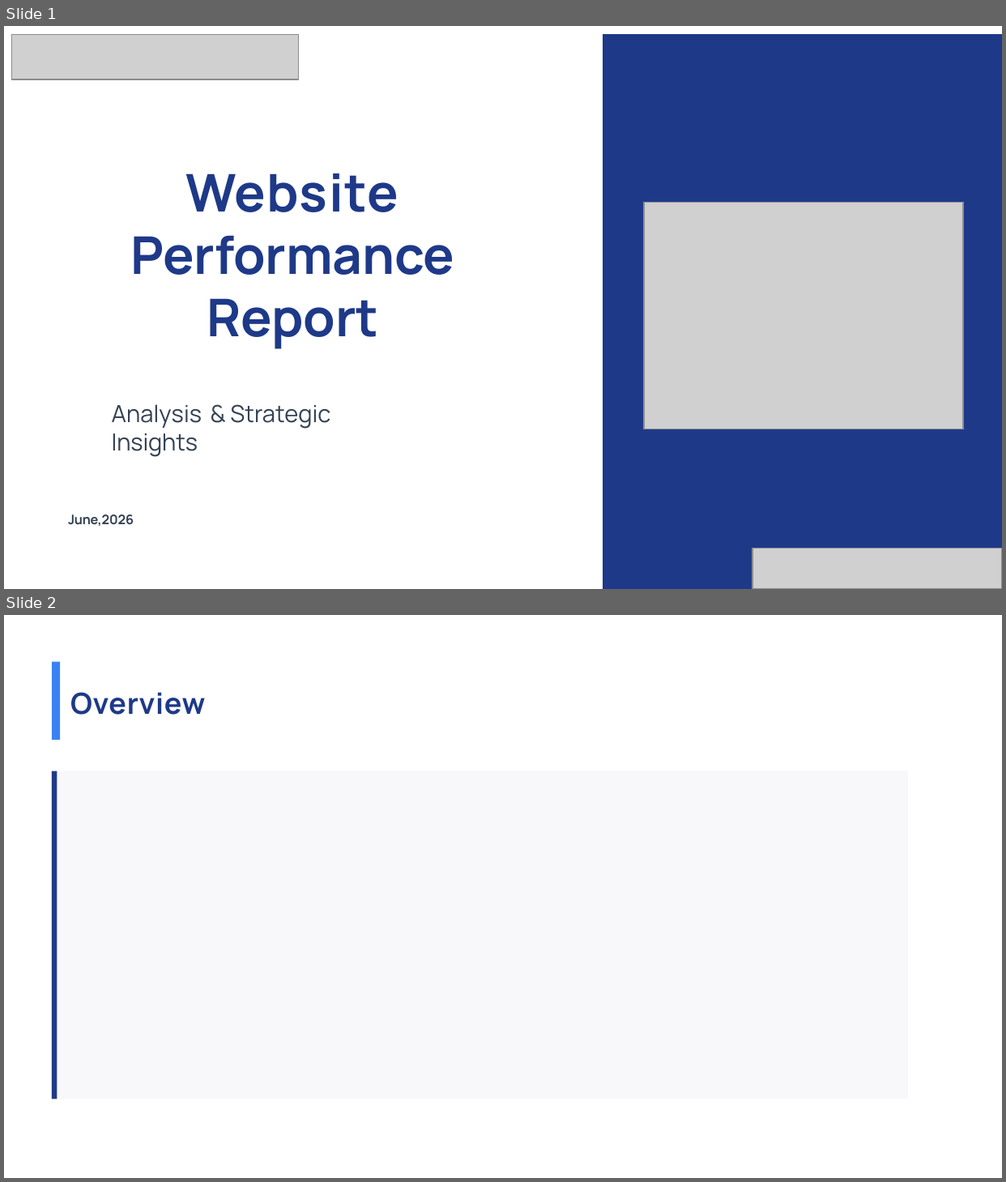
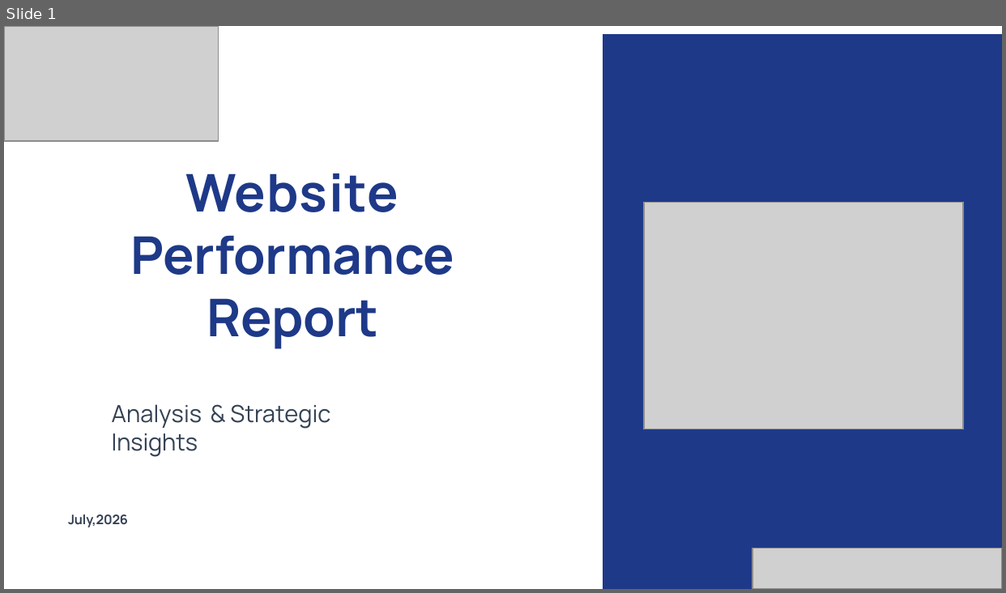
Before and after one commit to Rakinzi/reports, a slide deck: src/reports/report-templates/june-2026/bancabc-29-June-2026.pptx. Shown one above the other, each under a label of ours: slides 1 and 2 before the commit, slide 1 after it. The pictures are 1006x1182 and 1006x593 pixels, drawn with LibreOffice and Linux fonts; fonts in the diff are those of the drawing; grey boxes stand for pictures; background and template pictures are left out. Boxes give left, top, right and bottom in pixels: in the first picture for what was removed or moved away, otherwise in the second. Text is boxed around its words. In the diff, an @@ line names an element or a change of style, - is before the commit and + after.

```diff
--- a/src/reports/report-templates/june-2026/bancabc-29-June-2026.pptx
+++ b/src/reports/report-templates/june-2026/bancabc-29-June-2026.pptx
@@ slide 2 removed at <box>4,615,1002,1178</box>, background #FFFFFF @@
@@ freeform shape removed at <box>52,662,60,740</box> @@
@@ text removed at <box>70,692,205,715</box> @@
-Overview
@@ freeform shape removed at <box>52,771,908,1098</box> @@
@@ freeform shape removed at <box>52,771,57,1098</box> @@
@@ slide 1 changed as well @@
@@ picture added at <box>4,26,219,141</box> @@
@@ picture removed at <box>12,34,298,79</box> @@
@@ text at <box>68,514,128,527</box>: text changed @@
-June,2026
+July,2026
```
Also in this commit, not shown: 9 other slides changed, 4 slides added, 20 other files.
